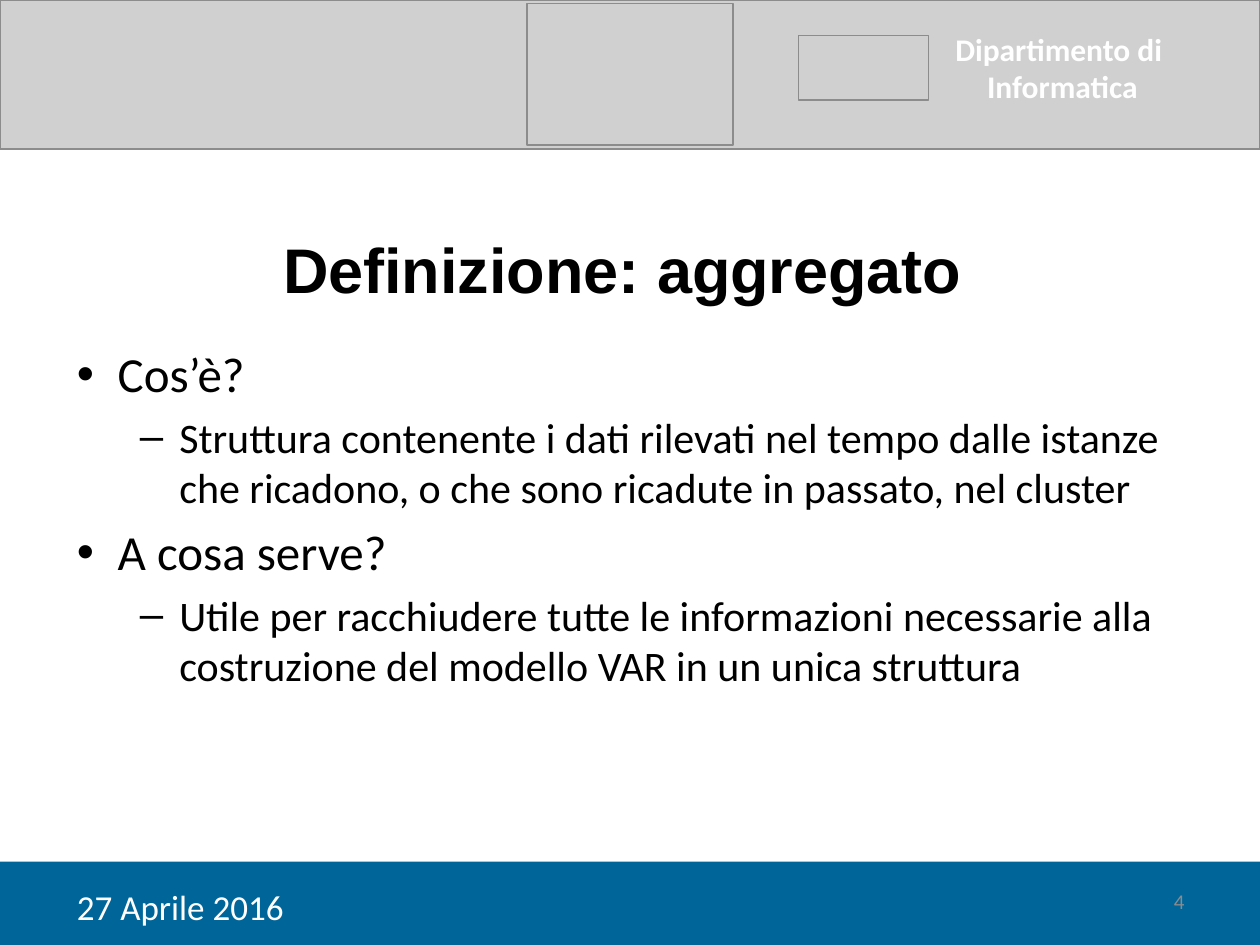
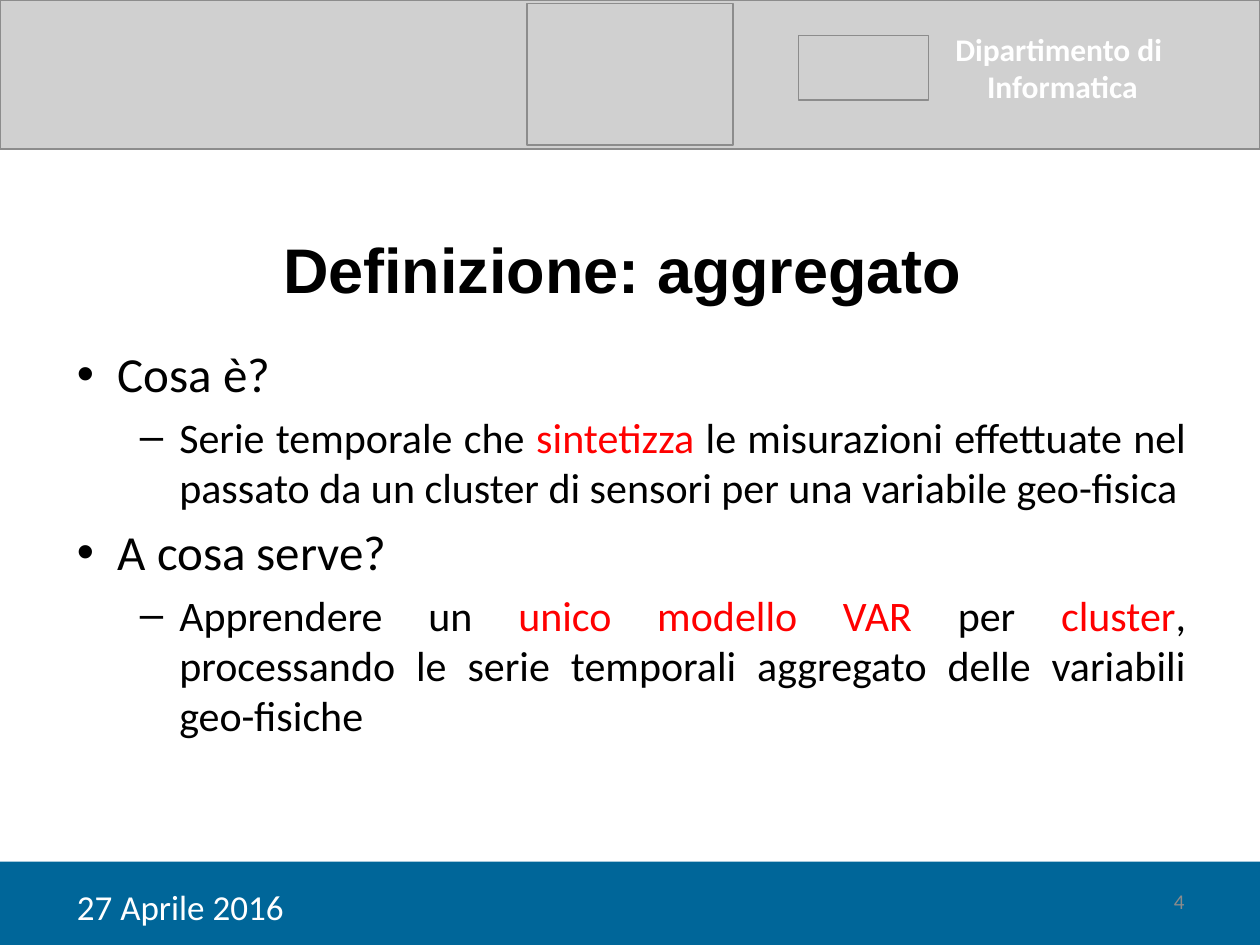
Before and after one commit to tps1516/Tesi, a slide deck: slide 4 of Tesi Corrado/Giancaspro_Corrado_Presentazione.pptx. Drawn at 1260x945 pixels with LibreOffice and Linux fonts; fonts in the diff are those of the drawing; grey boxes stand for pictures. Boxes give left, top, right and bottom in pixels: in the first picture for what was removed or moved away, otherwise in the second. Text is boxed around its words. In the diff, an @@ line names an element or a change of style, - is before the commit and + after.

```diff
--- a/Tesi Corrado/Giancaspro_Corrado_Presentazione.pptx
+++ b/Tesi Corrado/Giancaspro_Corrado_Presentazione.pptx
@@ text at bbox=[118, 358, 1186, 511]: text changed @@
-• Cos’è?
-  ‒ Struttura contenente i dati rilevati nel tempo dalle istanze che ricadono, o che sono ricadute in passato, nel cluster
+• Cosa è?
+  ‒ Serie temporale che sintetizza le misurazioni effettuate nel passato da un cluster di sensori per una variabile geo-fisica
@@ text at bbox=[179, 601, 1186, 739]: text changed @@
-  – Utile per racchiudere tutte le informazioni necessarie alla costruzione del modello VAR in un unica struttura
+  – Apprendere un unico modello VAR per cluster, processando le serie temporali aggregato delle variabili geo-fisiche
```
Also in this commit, not shown: 7 other slides changed, 8 slides added, 1 slide removed, 1 other file.
